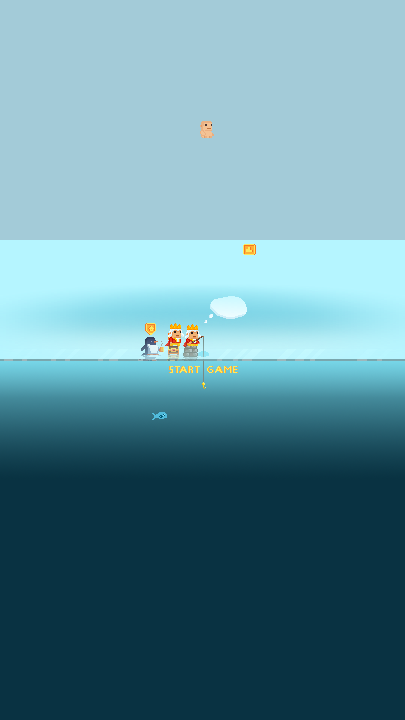
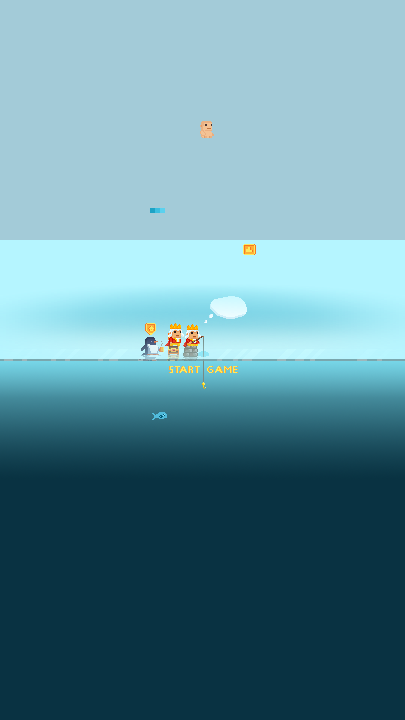
Layer changes from the first 405px x 720px image to the second:
added layer "Палитра" above "Слой 1" over (150, 208, 165, 213)
